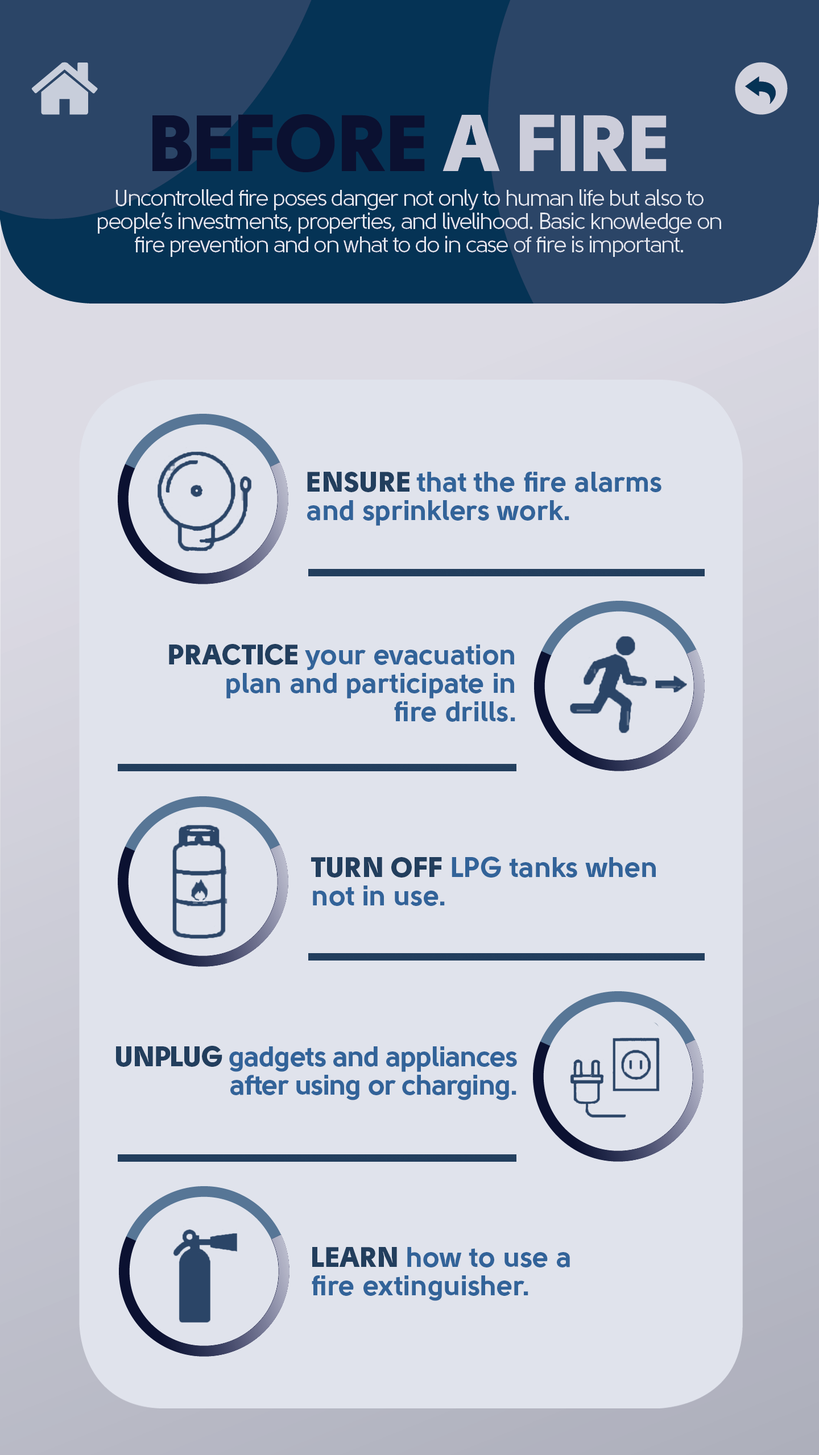
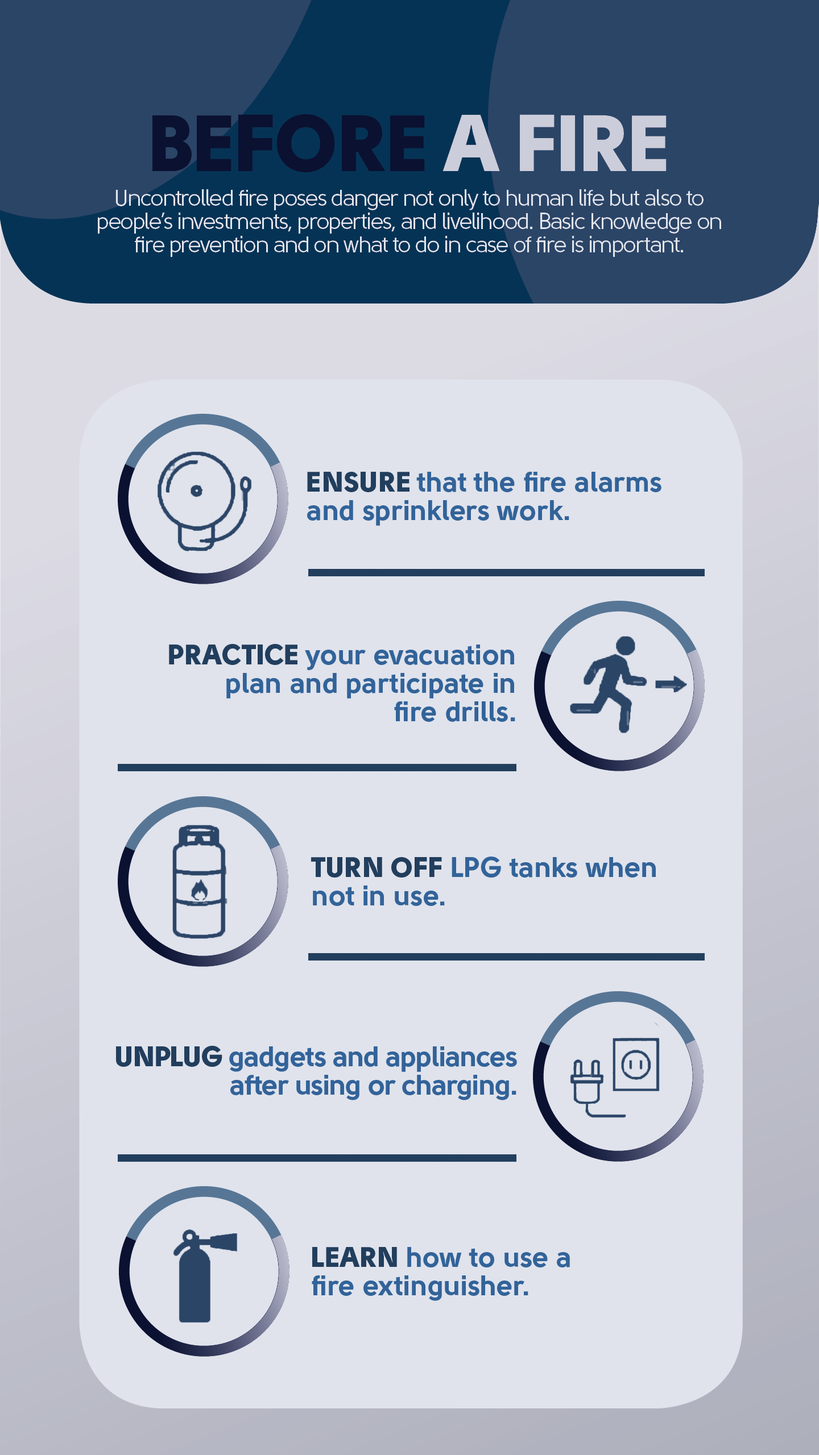
The second w=819, h=1455 image is a revision of the first. Changes to its layers:
hid "home" over box(31, 61, 98, 115)
hid "back" over box(734, 61, 788, 115)
